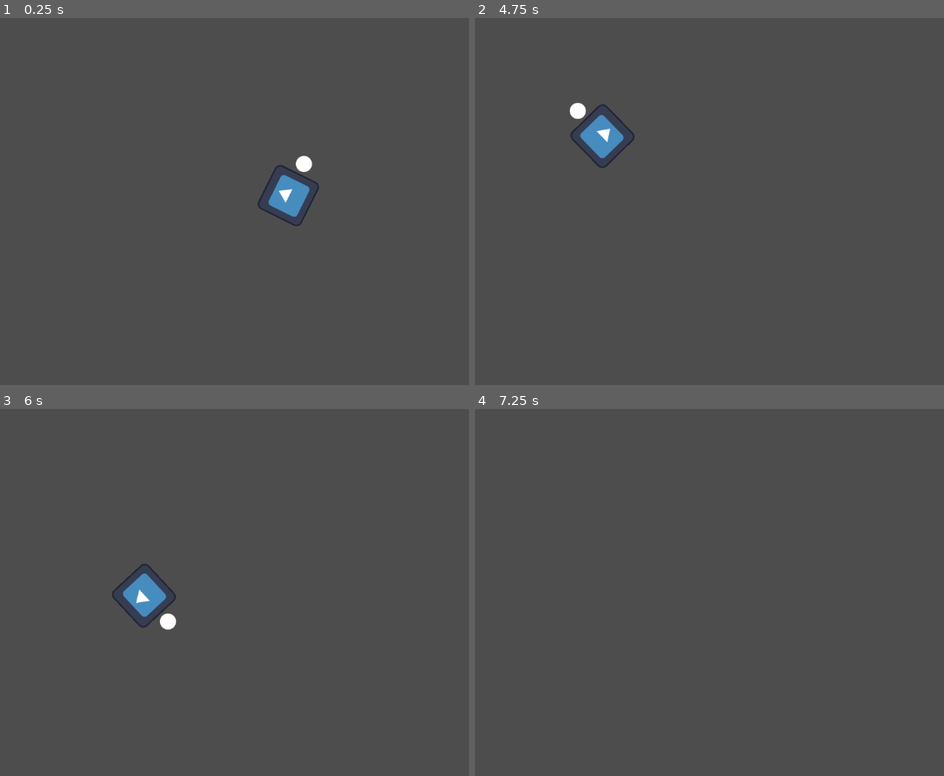
Above: before the commit, frames 1-4 (two rows, left to right).
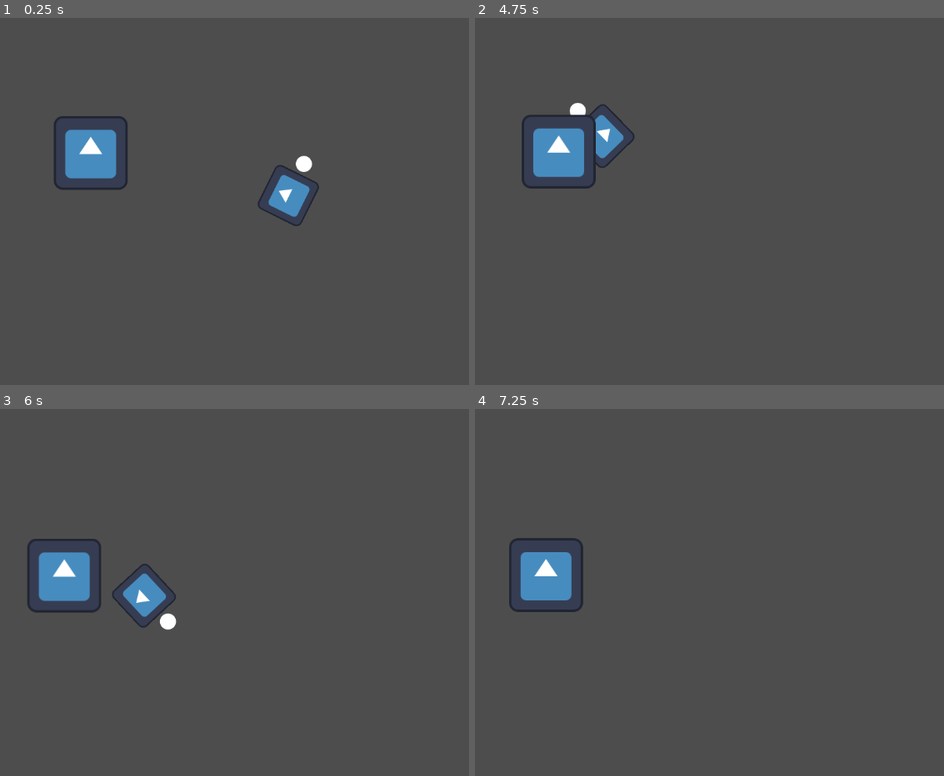
Above: after the commit, the same moments.

Repository: DEMON-AND-MAX/kitty-warrior
Game: Godot game, scene res://scene/dev/debug_world.tscn
Two runs of this game, one before a commit and one after it. Both use one fixed random seed, a clock stepped at 60 frames per second and the inputs below. The engine's default icon, where the game draws it, is replaced by a stand-in: a white triangle on a blue panel in a dark square.
Inputs (mouse positions are in pixels of both pictures, inside the frame that each line leads up to):
- Up to frame 1 (0.25 s): no input
- Up to frame 2 (4.75 s): tap Enter at 0.5 s; move the mouse to (939, 186) at 0.52 s; hold Right (ui_right) 0.53-1.28 s; click (939, 186) at 0.6 s; move the mouse to (657, 223) at 1.27 s; hold Down (ui_down) 1.28-2.03 s; tap Space (spacebar) at 1.35, 2.85, 4.35 s; move the mouse to (859, 124) at 2.02 s; hold Right (ui_right) 2.03-2.78 s; click (859, 124) at 2.1 s; move the mouse to (761, 278) at 2.77 s; hold Up (ui_up) 2.78-3.53 s; move the mouse to (outside the picture) at 3.52 s; hold Left (ui_left) from 3.53 s (still down); click (outside the picture) at 3.6 s; move the mouse to (592, 150) at 4.27 s
- Up to frame 3 (6 s): move the mouse to (351, 596) at 5.02 s; release Left (ui_left) at 5.03 s; hold Down (ui_down) 5.03-5.78 s; click (351, 596) at 5.1 s; move the mouse to (215, 500) at 5.77 s; hold Right (ui_right) from 5.78 s (still down); tap Space (spacebar) at 5.85 s
- Up to frame 4 (7.25 s): move the mouse to (939, 577) at 6.52 s; release Right (ui_right) at 6.53 s; hold Up (ui_up) from 6.53 s (still down); click (939, 577) at 6.6 s

The runs differ from the first frame. In frame 1, 1.9% of the frame differs, in the area x 11-28%, y 26-47%; in frame 2, 2.0%, in the area x 9-26%, y 26-47%; in frame 3, 1.9%; in frame 4, 1.9%.

Commit message:
added enemy

Diff:
--- /dev/null
+++ b/Enemy.gd
@@ -0,0 +1,35 @@
+extends CharacterBody2D
+
+const SPEED = 100.0
+const FOLLOW_RANGE = 200.0  # Adjust this range as needed
+const STOP_FOLLOW_DISTANCE = 100.0
+const BUFFER_DISTANCE = 10.0  # Buffer zone to prevent shaking
+var player
+
+func _ready():
+	player = get_node("/root/Node2D/player")  # Assuming player is the node representing the player
+	pass
+
+func _physics_process(delta):
+	if player:
+		follow_player(delta)
+	else:
+		# Stop moving if player is not available
+		velocity = Vector2.ZERO
+
+func follow_player(delta):
+	var distance_to_player = global_position.distance_to(player.global_position)
+	var direction = (player.global_position - global_position).normalized()
+
+	if distance_to_player <= FOLLOW_RANGE:
+		if distance_to_player > STOP_FOLLOW_DISTANCE + BUFFER_DISTANCE:
+			# Move towards the player
+			velocity = direction * SPEED
+			move_and_slide()
+		elif distance_to_player <= STOP_FOLLOW_DISTANCE:
+			# Move away from the player
+			velocity = -direction * SPEED
+			move_and_slide()
+		else:
+			# Stop moving if within buffer distance
+			velocity = Vector2.ZERO
--- /dev/null
+++ b/enemy.tscn
@@ -0,0 +1,10 @@
+[gd_scene load_steps=3 format=3 uid="uid://dg2c08o5cp7cc"]
+
+[ext_resource type="Script" path="res://Enemy.gd" id="1_rnt3p"]
+[ext_resource type="Texture2D" uid="uid://cdt0mgmtcr2ho" path="res://asset/dev/icon.svg" id="2_m8uwn"]
+
+[node name="CharacterBody2D" type="CharacterBody2D"]
+script = ExtResource("1_rnt3p")
+
+[node name="Sprite2D" type="Sprite2D" parent="."]
+texture = ExtResource("2_m8uwn")
--- a/scene/dev/debug_world.tscn
+++ b/scene/dev/debug_world.tscn
@@ -1,7 +1,8 @@
-[gd_scene load_steps=3 format=3 uid="uid://brlmxsbtcbs5q"]
+[gd_scene load_steps=4 format=3 uid="uid://brlmxsbtcbs5q"]
 
 [ext_resource type="PackedScene" uid="uid://dpxelkkbhimvc" path="res://scene/player.tscn" id="1_1a1ox"]
 [ext_resource type="PackedScene" uid="uid://dhmdrnua7p78f" path="res://scene/managers.tscn" id="2_su6tp"]
+[ext_resource type="PackedScene" uid="uid://dg2c08o5cp7cc" path="res://enemy.tscn" id="3_4gjpi"]
 
 [node name="Node2D" type="Node2D"]
 
@@ -9,3 +10,6 @@
 position = Vector2(525, 308)
 
 [node name="Managers" parent="." instance=ExtResource("2_su6tp")]
+
+[node name="CharacterBody2D" parent="." instance=ExtResource("3_4gjpi")]
+position = Vector2(183, 234)
